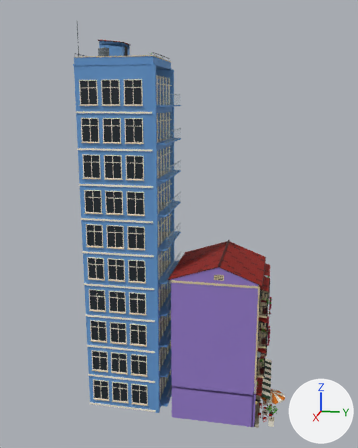
One commit to the FBX model Assets/PhoViet/Art/Streets/PV_StreetShop10.fbx: the scene before it, then after it.
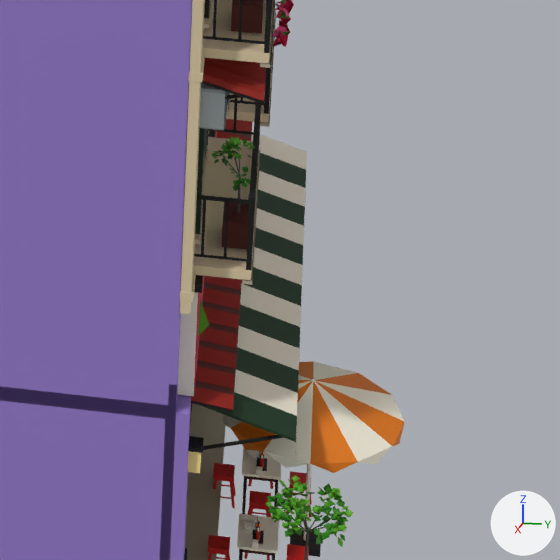
Old and new are each drawn whole from a 50 mm camera at (45.7, 5.1, 29.8) aimed at (0.2, -4.0, 18.4) and again close up on the part from 64% to 85% of the width and 76% to 93% of the height. The axes (+X, +Y, +Z) are drawn at lower right. The lights are the same throughout. The last two pictures show the newer version. Objects named as collision shapes, trigger or cutter boxes, shadow casters or lower levels of detail are left out. Where no turn or scale is listed for an object, it has been applied to the vertices. Vertices at exactly the same position are counted once.

The first close-up shows 'PV_StreetShop10_LOD0'.
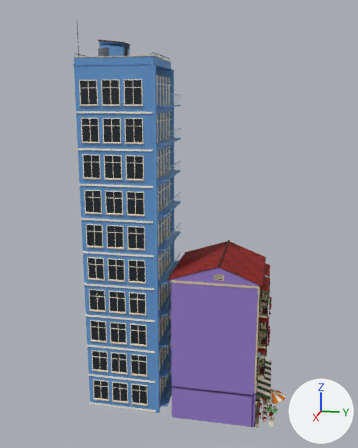
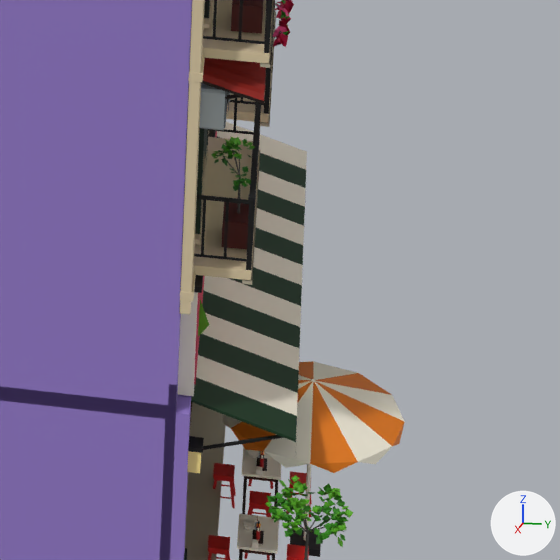
Edits to the scene script, one JSON object a line:
```json
{"block": "me_pv_streetshop10_lod0", "where": "# used by ob_pv_streetshop10_lod0; location = (0.0, 0.0, 0.0)"}
{"op": "remove", "block": "me_pv_streetshop10_lod0", "code": "me_pv_streetshop10_lod0.from_pydata(...)  # 27106 vertices, 18730 faces; spans x -4.3..4.3, y -12.5..6.8, z 0.0..36.5"}
{"op": "add", "block": "me_pv_streetshop10_lod0", "code": "me_pv_streetshop10_lod0.from_pydata(...)  # 27016 vertices, 18676 faces; spans x -4.3..4.3, y -12.5..6.8, z 0.0..36.5"}
{"block": "me_pv_streetshop10_lod0", "change": "me_pv_streetshop10_lod0 part 1: the loose piece of 90 vertices spanning x -3.8..3.8, y 3.9..4.6, z 3.1..3.3 is deleted"}
```

Boxes [x1, y1, x2, y2] around the edits, measured in the close-ups (560 x 560 px):
```json
{"part": 1, "of": "me_pv_streetshop10_lod0", "change": "deleted", "before": [191, 119, 252, 413]}
```
